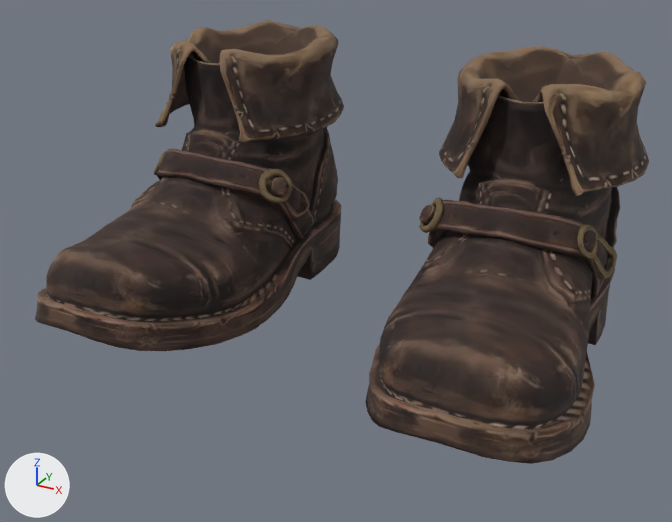
The glTF model public/assets/characters/castaway/outfit/pirate_boots.glb, before and after one commit.
The view is the same before and after, from a 50 mm lens placed at (0.32, -0.621, 0.345), pointed at (0.003, -0.044, 0.056). The axes (+X, +Y, +Z) are drawn at lower left. The lights are the same throughout. The picture after the commit comes second. Vertices at exactly the same position are counted once.

Script lines for the objects in view, before the commit:
```python
me_boots = bpy.data.meshes.new('boots')
me_boots.from_pydata(...)  # 6106 vertices, 11736 faces; spans x -0.217..0.217, y -0.185..0.135, z -0.006..0.204
me_boots.materials.append(mat_material_0_003)
ob_boots = bpy.data.objects.new('boots', me_boots)
ob_boots.location = (0.0, 0.0, 0.0)
```
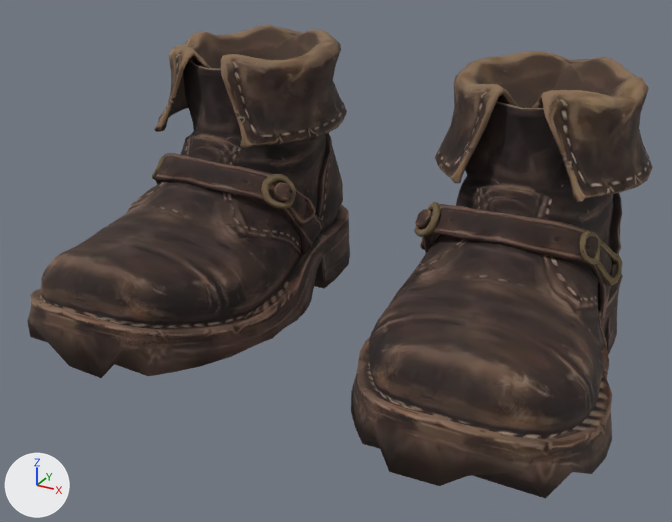
Where the change shows, as pixel boxes (x1, y1, x2, y2) in the pictures (672 x 522 px; the box of a moved part takes in the faces that stretch with it):
'boots', reshaped (7% taller)
    before: (35, 20, 649, 464)
    after: (27, 24, 653, 499)
part 1 of me_boots, moved or reshaped
    before: (578, 225, 597, 259)
    after: (579, 231, 600, 265)
part 2 of me_boots, moved or reshaped
    before: (419, 197, 444, 233)
    after: (414, 202, 441, 237)
part 3 of me_boots, moved or reshaped
    before: (419, 205, 439, 246)
    after: (415, 209, 433, 250)
part 4 of me_boots, moved or reshaped
    before: (154, 150, 167, 175)
    after: (152, 155, 165, 179)
part 5 of me_boots, moved or reshaped
    before: (259, 169, 292, 203)
    after: (261, 174, 296, 209)
part 6 of me_boots, moved or reshaped
    before: (271, 177, 310, 219)
    after: (274, 183, 316, 224)
part 7 of me_boots, moved or reshaped
    before: (365, 46, 649, 464)
    after: (351, 51, 653, 499)
part 8 of me_boots, moved or reshaped
    before: (35, 20, 344, 351)
    after: (27, 24, 350, 378)

Edits to the bpy script that builds the scene:
```text
Change me_boots:
    used by ob_boots; location = (0.0, 0.0, 0.0)
    remove me_boots.from_pydata(...)  # 6106 vertices, 11736 faces; spans x -0.217..0.217, y -0.185..0.135, z -0.006..0.204
    add me_boots.from_pydata(...)  # 6106 vertices, 11736 faces; spans x -0.232..0.232, y -0.185..0.135, z -0.01..0.2
    me_boots part 1: the loose piece of 133 vertices spanning x 0.178..0.192, y -0.025..-0.004, z 0.087..0.109 is moved by (0.002, 0.0, -0.004)
    me_boots part 2: the loose piece of 147 vertices spanning x 0.059..0.08, y -0.027..-0.001, z 0.084..0.109 is scaled about its middle by (1.07, 1, 1), then moved by (-0.003, 0.0, -0.004)
    me_boots part 3: the loose piece of 154 vertices spanning x 0.057..0.071, y -0.021..0.023, z 0.064..0.103 is multiplied about its middle by the matrix ((1.006, -0.012, 0.088), (0.012, 1.01, 0.007), (-0.088, -0.006, 1.006)), then moved by (-0.004, 0.0, -0.004)
    me_boots part 4: the loose piece of 133 vertices spanning x -0.192..-0.178, y -0.025..-0.004, z 0.087..0.109 is moved by (-0.002, 0.0, -0.004)
    me_boots part 5: the loose piece of 147 vertices spanning x -0.08..-0.059, y -0.027..-0.001, z 0.084..0.109 is scaled about its middle by (1.07, 1, 1), then moved by (0.003, 0.0, -0.004)
    me_boots part 6: the loose piece of 154 vertices spanning x -0.071..-0.057, y -0.021..0.023, z 0.064..0.103 is multiplied about its middle by the matrix ((1.006, 0.012, -0.088), (-0.012, 1.01, 0.007), (0.088, -0.006, 1.006)), then moved by (0.004, 0.0, -0.004)
    me_boots part 7: 2619 of 6106 vertices moved; they spanned x 0.055..0.217, y -0.185..0.135, z -0.006..0.204 and now span x 0.039..0.232, y -0.185..0.135, z -0.01..0.2; mean shift (0.0, 0.0, -0.004); largest move (0.203, -0.118, 0.042) -> (0.211, -0.118, -0.01)
    me_boots part 8: 2619 of 6106 vertices moved; they spanned x -0.217..-0.055, y -0.185..0.135, z -0.006..0.204 and now span x -0.232..-0.039, y -0.185..0.135, z -0.01..0.2; mean shift (0.0, 0.0, -0.004); largest move (-0.203, -0.118, 0.042) -> (-0.211, -0.118, -0.01)
```
